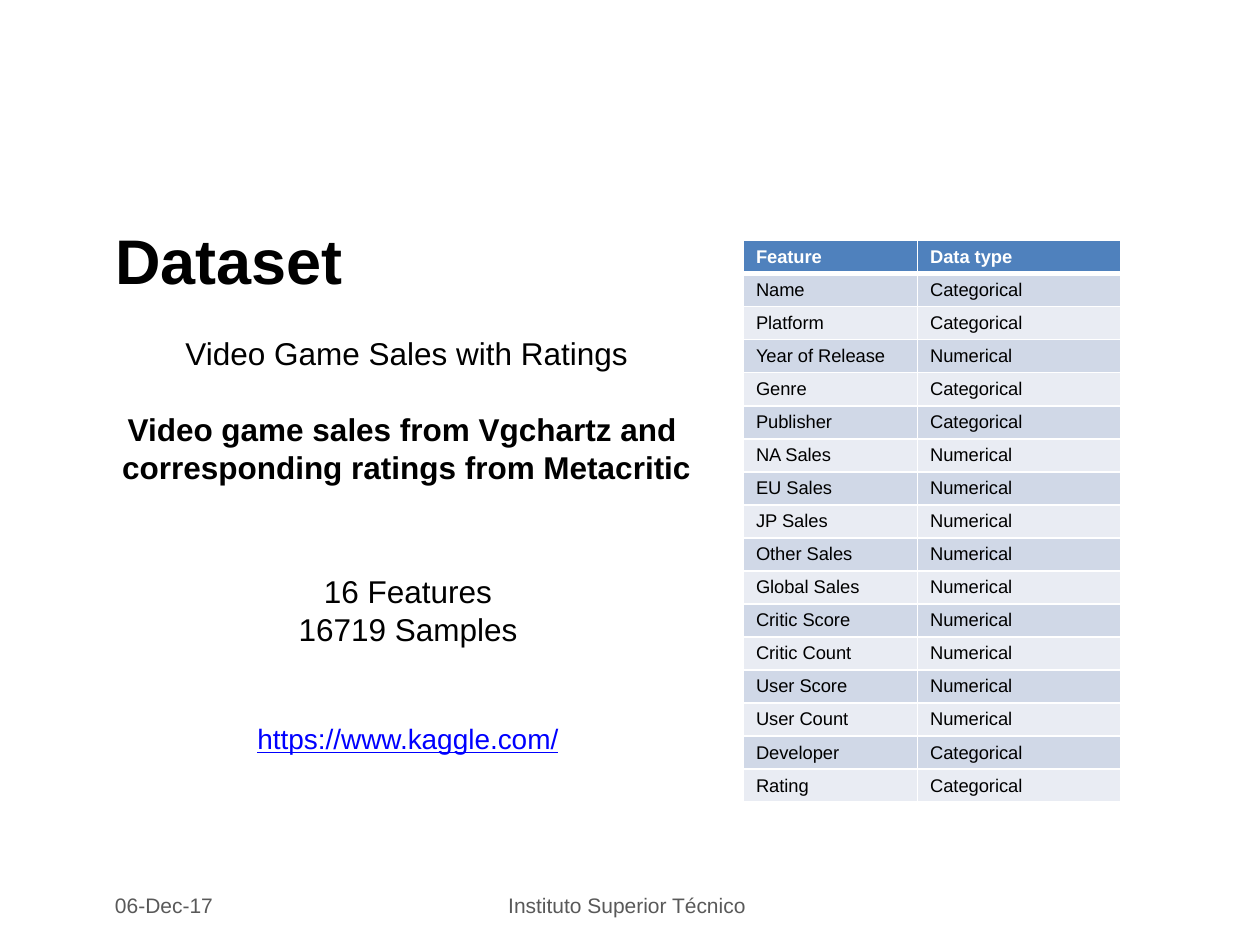
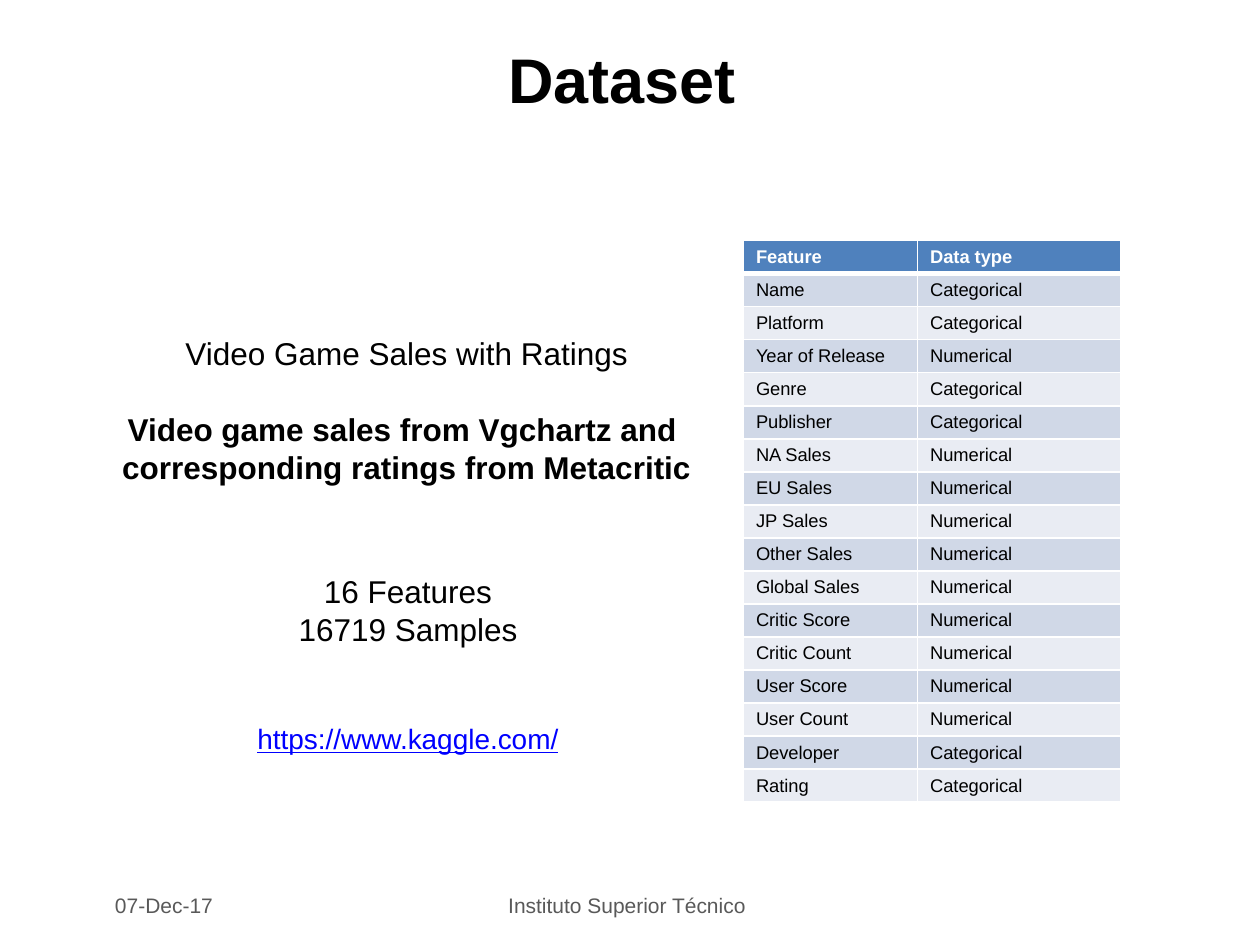
Before and after one commit to PedroLFerreira/Videogame-Data-Mining, a slide deck: slide 2 of dataMining.pptx. Drawn at 1260x945 pixels with LibreOffice and Linux fonts; fonts in the diff are those of the drawing; background and template pictures are left out. Boxes give left, top, right and bottom in pixels: in the first picture for what was removed or moved away, otherwise in the second. Text is boxed around its words. In the diff, an @@ line names an element or a change of style, - is before the commit and + after.

```diff
--- a/dataMining.pptx
+++ b/dataMining.pptx
@@ title "Dataset": place and size @@
-title "Dataset" at box(115, 240, 343, 285)
+title "Dataset" at box(508, 59, 736, 104)
@@ title "Dataset" at box(508, 59, 736, 104): alignment left to centre @@
@@ text at box(115, 898, 213, 913): text changed @@
-06-Dec-17
+07-Dec-17
```
Also in this commit, not shown: 9 other slides changed, 1 slide added, 4 other files.
